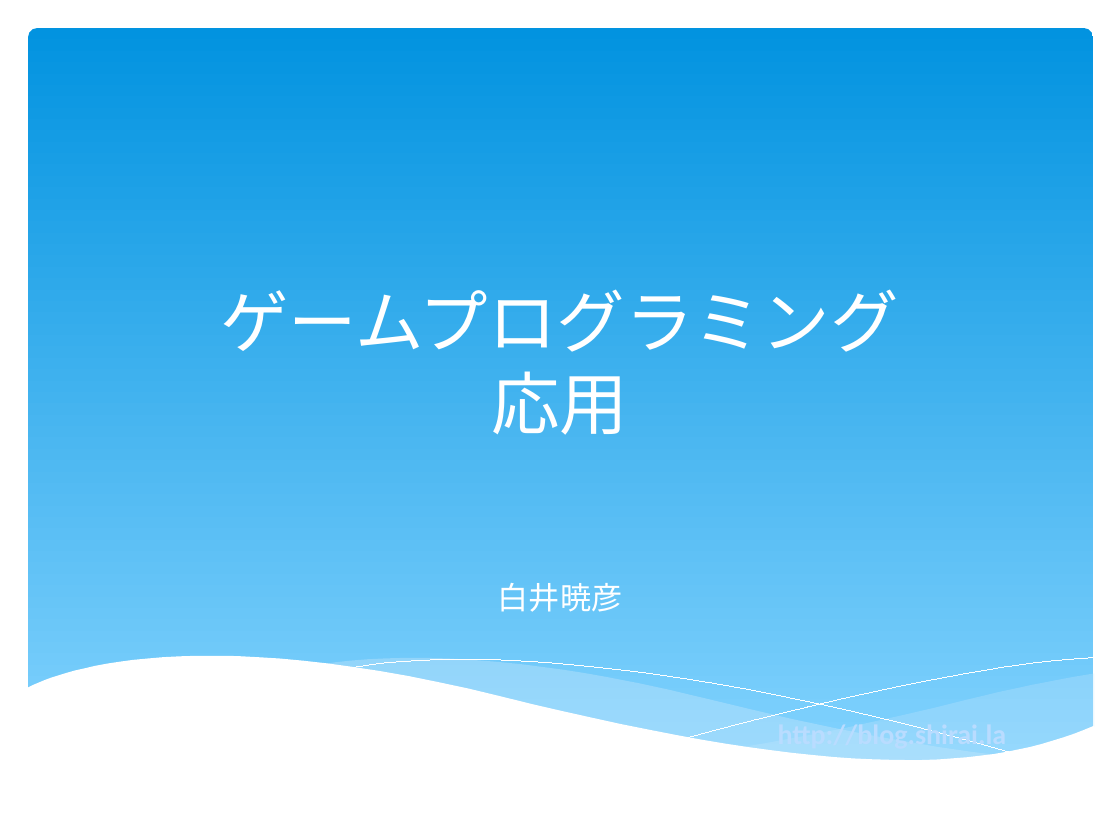
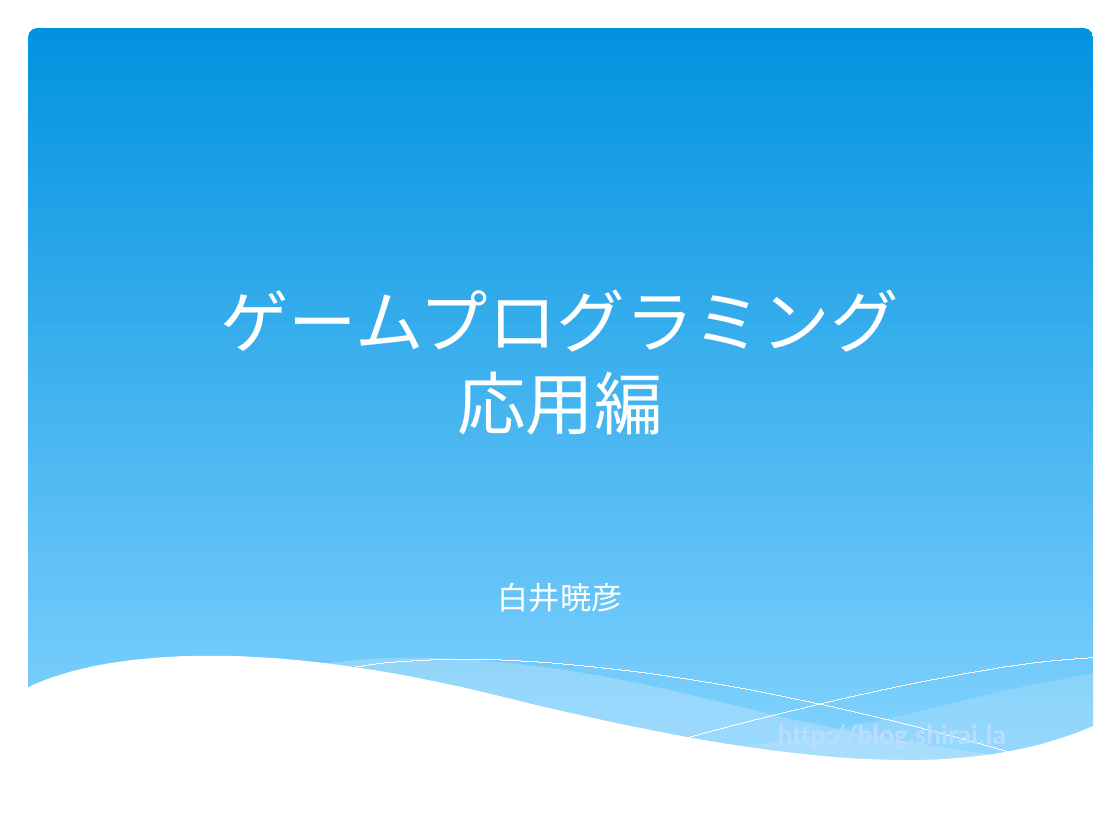
Before and after one commit to kaitas/ShiraiLabOpen, a slide deck: slide 1 of GamePro/GameEngine/GamePro20150628.pptx. Drawn at 1120x840 pixels with LibreOffice and Linux fonts; fonts in the diff are those of the drawing; background and template pictures are left out. Boxes give left, top, right and bottom in pixels: in the first picture for what was removed or moved away, otherwise in the second. Text is boxed around its words. In the diff, an @@ line names an element or a change of style, - is before the commit and + after.

```diff
--- a/GamePro/GameEngine/GamePro20150628.pptx
+++ b/GamePro/GameEngine/GamePro20150628.pptx
@@ title at (221,289,899,435): text changed @@
-ゲームプログラミング
-応用
+ゲームプログラミング
+応用編
```
Also in this commit, not shown: 3 other slides changed, 9 slides added, 1 slide removed, 29 other files.
